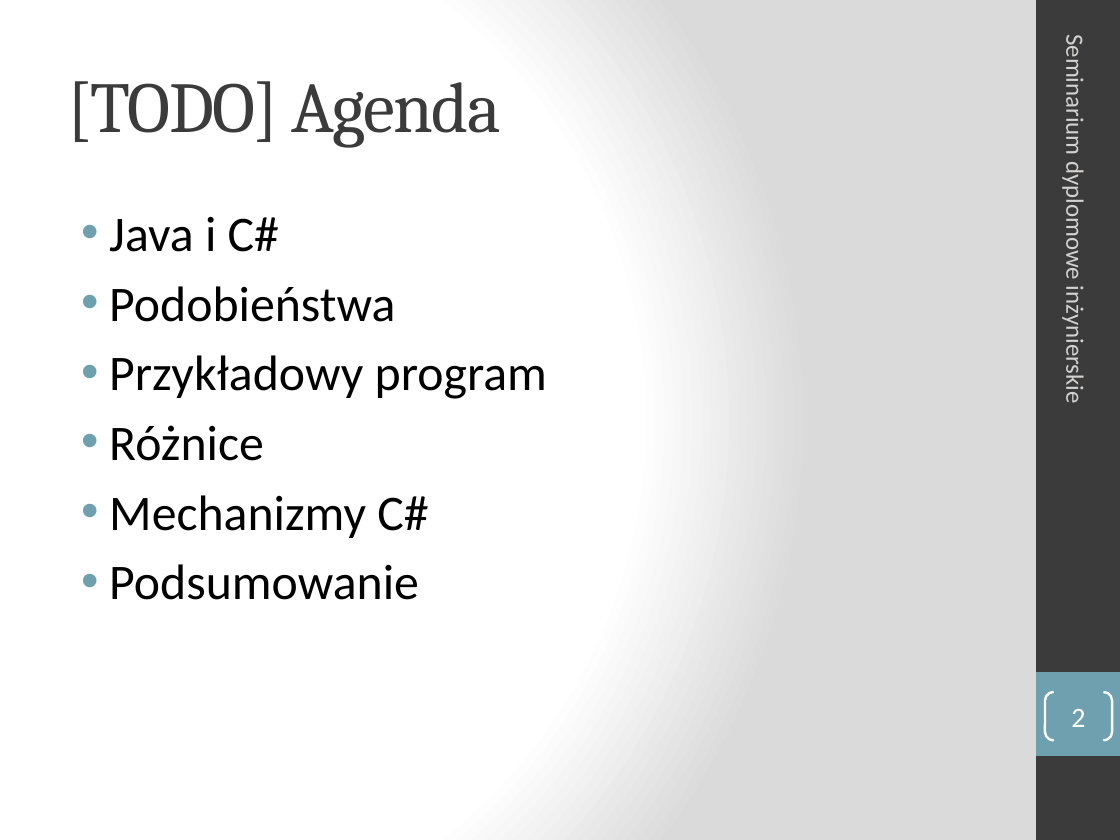
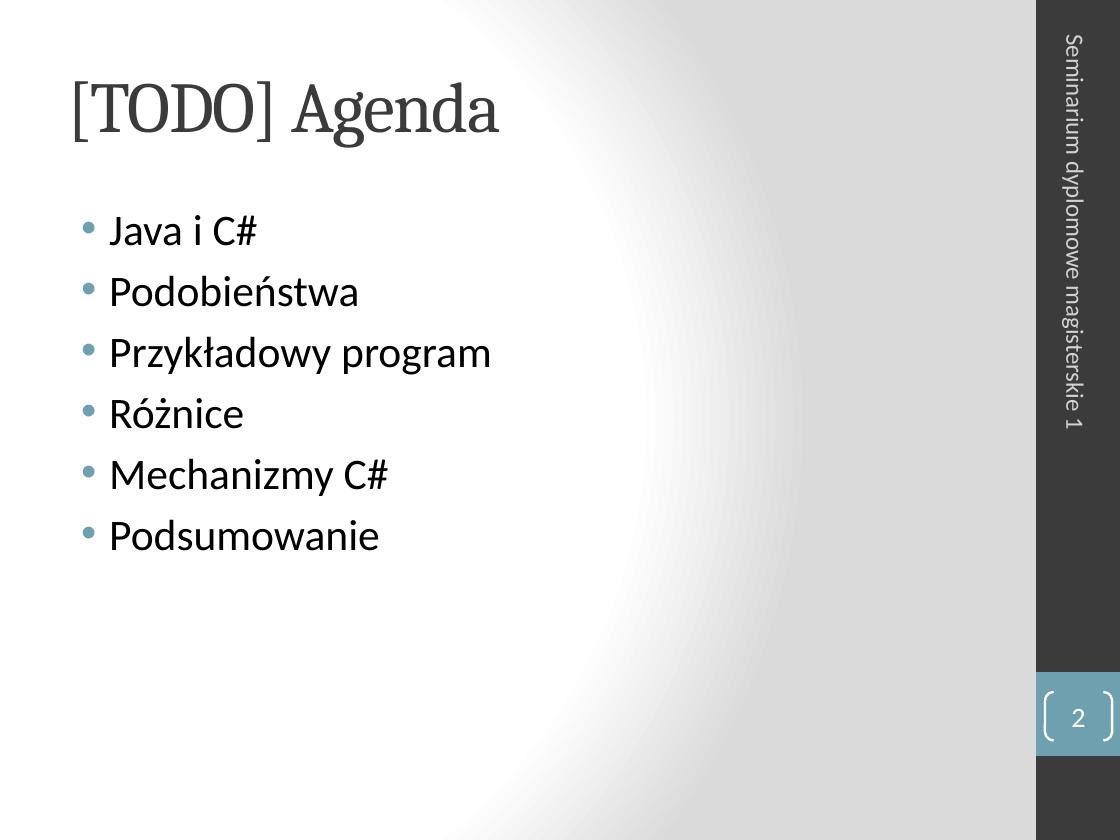
Before and after one commit to turekj/msc, a slide deck: slide 2 of Placeholder/seminar1/prezentacja/sdm1_Aniserowicz_Michal.pptx. Drawn at 1120x840 pixels with LibreOffice and Linux fonts; fonts in the diff are those of the drawing. Boxes give left, top, right and bottom in pixels: in the first picture for what was removed or moved away, otherwise in the second. Text is boxed around its words. In the diff, an @@ line names an element or a change of style, - is before the commit and + after.

Commit message:
Added Canny algorithm description to seminar presentation

```diff
--- a/Placeholder/seminar1/prezentacja/sdm1_Aniserowicz_Michal.pptx
+++ b/Placeholder/seminar1/prezentacja/sdm1_Aniserowicz_Michal.pptx
@@ text at [1060, 46, 1090, 429]: text changed @@
-Seminarium dyplomowe inżynierskie
+Seminarium dyplomowe magisterskie 1
@@ text "Java i C#" at [109, 215, 492, 551]: size 32 to 28 pt @@
```
Also in this commit, not shown: 2 other slides changed, 10 slides added, 3 slides removed, 14 other files.
